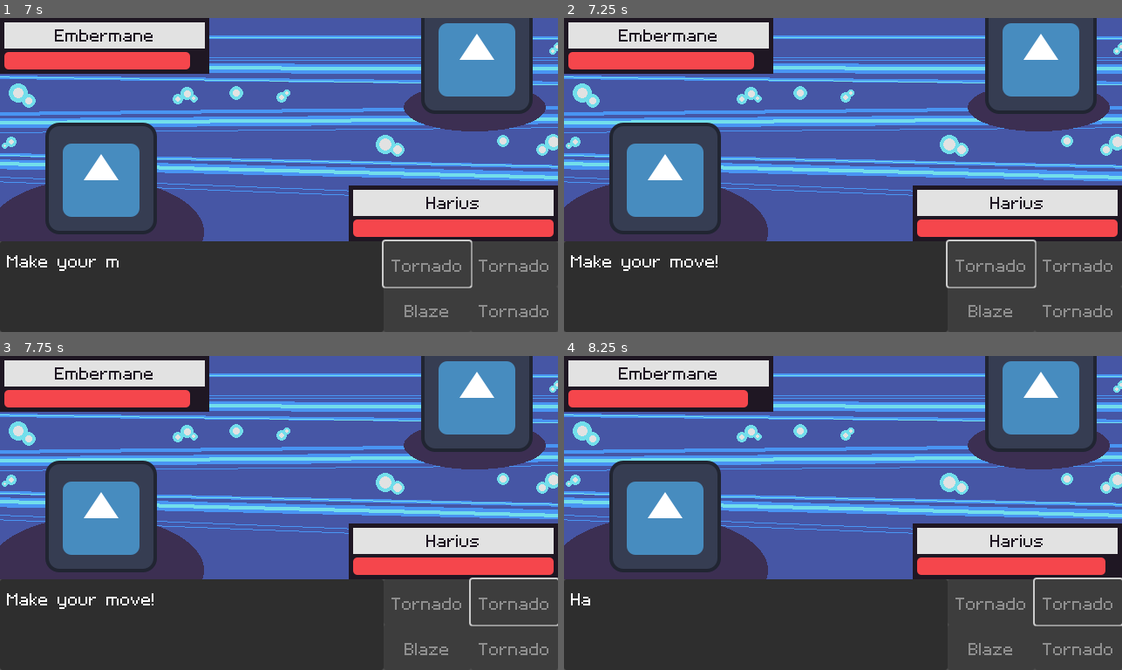
Above: before the commit, frames 1-4 (two rows, left to right).
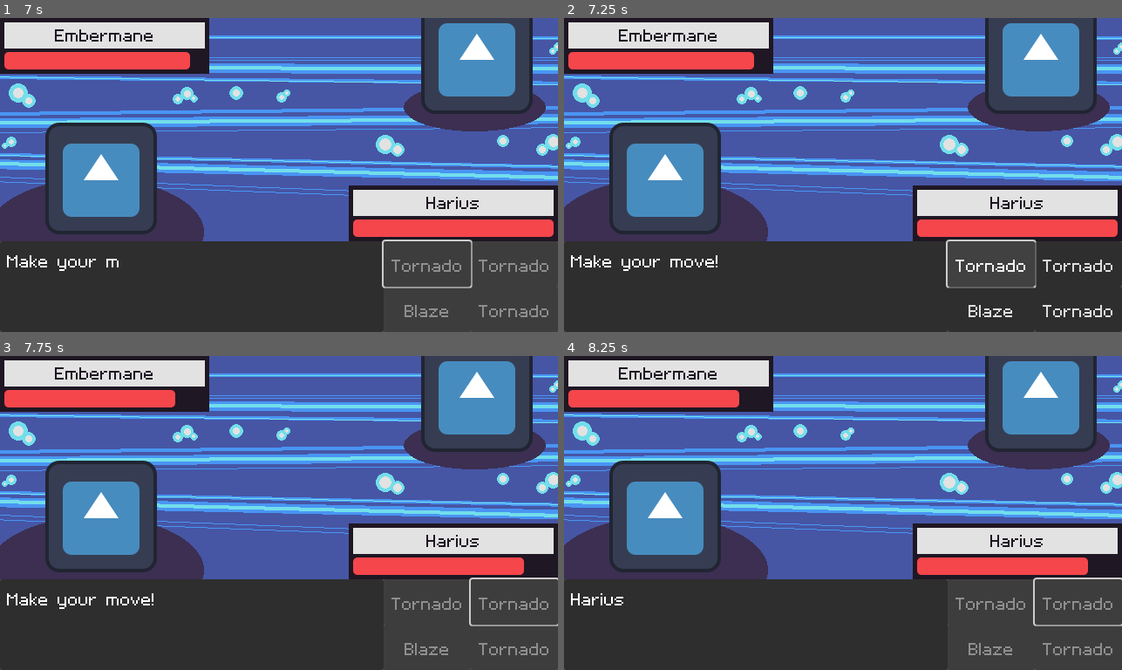
Above: after the commit, the same moments.

Repository: jadicodes/zodiac-battler
Game: Godot game, scene res://battle_arena/battle_arena.tscn
Same seed, same stepped clock (60 frames per second), same inputs: the game is played once before the commit and once after it. The engine's default icon, where the game draws it, is replaced by a stand-in: a white triangle on a blue panel in a dark square.
Inputs (mouse positions are in pixels of both pictures, inside the frame that each line leads up to):
- Up to frame 1 (7 s): tap Enter at 0.5, 5, 6.5 s; tap Space (advance_text) at 0.6, 2.1, 2.75, 2.85, 3.6, 4.35, 5.1, 5.75, 5.85, 6.6 s; click "Tornado" at 1.25 s
- Up to frame 2 (7.25 s): no input
- Up to frame 3 (7.75 s): click (513, 600) at 7.25 s, where only the run after the commit has a clickable "Tornado"
- Up to frame 4 (8.25 s): tap Space (advance_text) at 8, 8.1 s

Frame 1 is identical in both runs. In frame 2, 0.7% of the frame differs, in the area x 68-99%, y 71-96%; in frame 3, 0.5%; in frame 4, 0.3%.

Commit message:
Fix textbox ordering

Diff:
--- a/project/battle_arena/battle_arena.tscn
+++ b/project/battle_arena/battle_arena.tscn
@@ -1,6 +1,6 @@
 [gd_scene load_steps=13 format=3 uid="uid://bi4etr5s1v3kc"]
 
-[ext_resource type="Script" uid="uid://bo28sbe3iokts" path="res://battle_arena/message_queue/event_queue.gd" id="1_etk7j"]
+[ext_resource type="Script" uid="uid://bo28sbe3iokts" path="res://event_queue/event_queue.gd" id="1_etk7j"]
 [ext_resource type="Script" uid="uid://lxbgsksdckqd" path="res://battle_arena/battle_arena.gd" id="1_uvb1j"]
 [ext_resource type="Resource" uid="uid://c8u3hw5eqn458" path="res://monsters/breed/embermane.tres" id="2_pqvf1"]
 [ext_resource type="Script" uid="uid://c6p10u1cg3yux" path="res://monsters/monster.gd" id="3_rbsue"]
--- a/project/battle_arena/textbox/textbox.gd
+++ b/project/battle_arena/textbox/textbox.gd
@@ -22,16 +22,15 @@
 
 func handle_event(event: Event) -> void:
 	if event is MessageEvent:
-		_show_text(event)
+		_current_message = event
+
+	if _current_state == State.READY:
+		_show_text()
 
 
-func _show_text(message: MessageEvent) -> void:
-	assert(not _current_message)
-
-	_current_message = message
-	message.start()
-	_label.visible_ratio = 0.0
-	_label.text = message.get_message()
+func _show_text() -> void:
+	_current_message.start()
+	_label.text = _current_message.get_message()
 	_create_tween()
 	_change_state(State.READING)
 
@@ -73,12 +72,14 @@
 		State.READY:
 			_label.visible_ratio = 0.0
 			if _current_message:
-				_current_message.complete.call_deferred()
-				_current_message = null
+				_show_text()
 		State.READING:
 			message_started.emit()
 			_tween.play()
 		State.FINISHED:
+			if _current_message:
+				_current_message.complete.call_deferred()
+				_current_message = null
 			message_ended.emit()
 			_label.visible_ratio = 1.0
 			_tween.pause()
Renamed: project/battle_arena/message_queue/event.gd -> project/event_queue/event.gd
Renamed: project/battle_arena/message_queue/event.gd.uid -> project/event_queue/event.gd.uid
Renamed: project/battle_arena/message_queue/event_queue.gd -> project/event_queue/event_queue.gd
Renamed: project/battle_arena/message_queue/event_queue.gd.uid -> project/event_queue/event_queue.gd.uid
Renamed: project/battle_arena/message_queue/message_event.gd -> project/event_queue/message_event.gd
Renamed: project/battle_arena/message_queue/message_event.gd.uid -> project/event_queue/message_event.gd.uid
